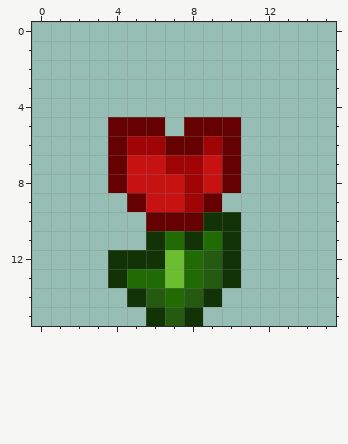
Pixel-art sprite -- icons/icon32.png. Above, as it was before the edit.
The file is 32x32 pixels, drawn in blocks of 2x2; one block is one cell here.
After:
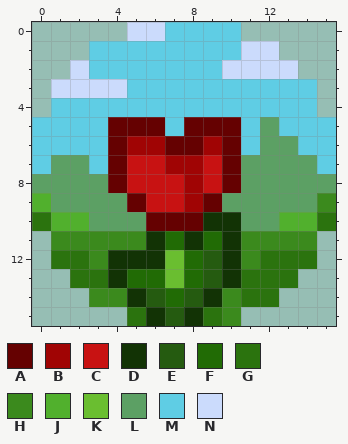
Palette (. is transparent): A #650101  B #a00404  C #c81212  D #123305  E #255b10  F #216b05  G #2b730e  H #3b8a1d  J #51b02d  K #6abe30  L #5ca064  M #5fcde4  N #cbdbfc
Log entry: new icons lookin' sharp
The edit:
{"y":0,"x":5,"old":"......","new":"NNMMMM"}
{"y":1,"x":3,"old":"..........","new":"MMMMMMMMNN"}
{"y":2,"x":2,"old":"............","new":"NMMMMMMMNNNN"}
{"y":3,"x":1,"old":"..............","new":"NNNNMMMMMMMMMM"}
{"y":4,"x":1,"old":"..............","new":"MMMMMMMMMMMMMM"}
{"y":5,"x":0,"old":"....","new":"MMMM"}
{"y":5,"x":7,"old":".","new":"M"}
{"y":5,"x":11,"old":".....","new":"MLMMM"}
{"y":6,"x":0,"old":"....","new":"MMMM"}
{"y":6,"x":11,"old":".....","new":"MLLMM"}
{"y":7,"x":0,"old":"....","new":"MLLM"}
{"y":7,"x":11,"old":".....","new":"LLLLM"}
{"y":8,"x":0,"old":"....","new":"LLLL"}
{"y":8,"x":11,"old":".....","new":"LLLLL"}
{"y":9,"x":0,"old":".....","new":"JLLLL"}
{"y":9,"x":10,"old":"......","new":"LLLLLH"}
{"y":10,"x":0,"old":"......","new":"GJJLLL"}
{"y":10,"x":11,"old":".....","new":"LLJJG"}
{"y":11,"x":1,"old":".....","new":"HHHHH"}
{"y":11,"x":11,"old":"....","new":"HHHH"}
{"y":12,"x":1,"old":"...","new":"GGH"}
{"y":12,"x":11,"old":"....","new":"HGGG"}
{"y":13,"x":2,"old":"..","new":"GG"}
{"y":13,"x":11,"old":"...","new":"GGG"}
{"y":14,"x":3,"old":"..","new":"HH"}
{"y":14,"x":10,"old":"...","new":"HGG"}
{"y":15,"x":5,"old":".","new":"G"}
{"y":15,"x":9,"old":"..","new":"GH"}
{"label":"added","picture_box":[32,22,336,326]}
